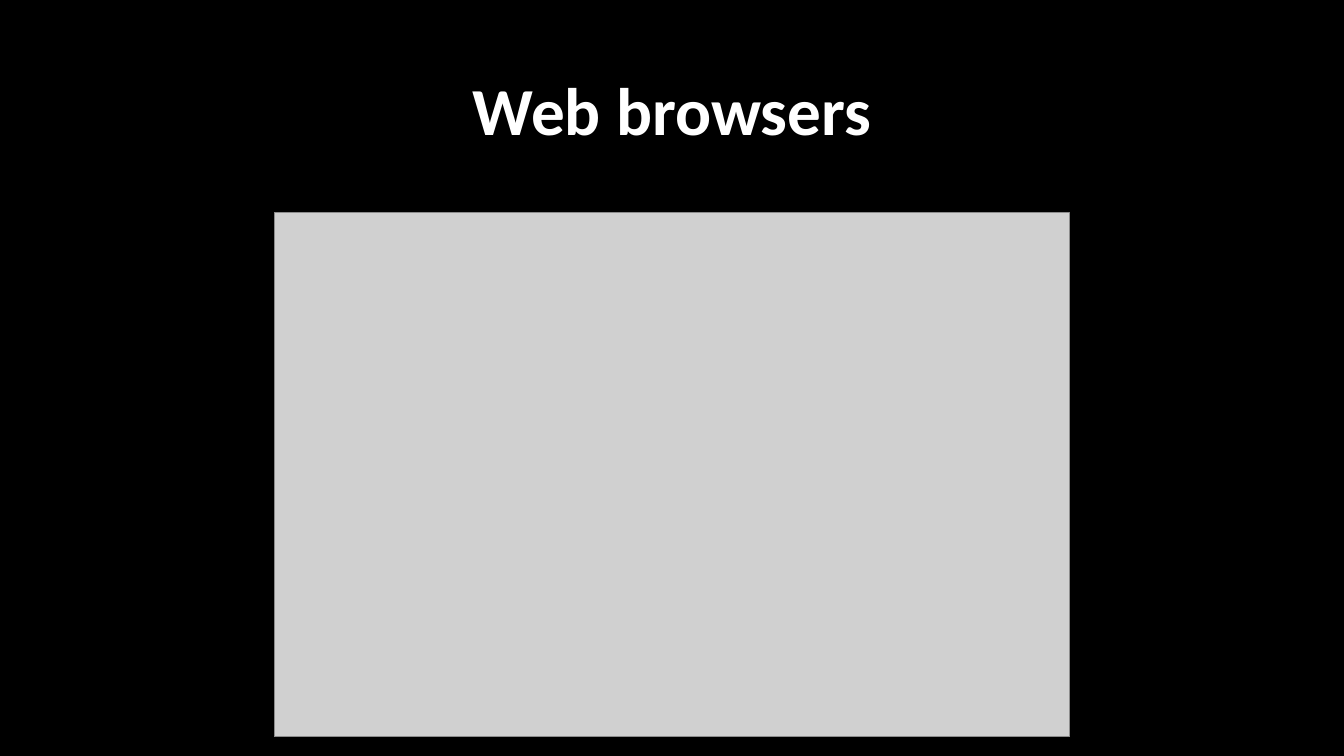
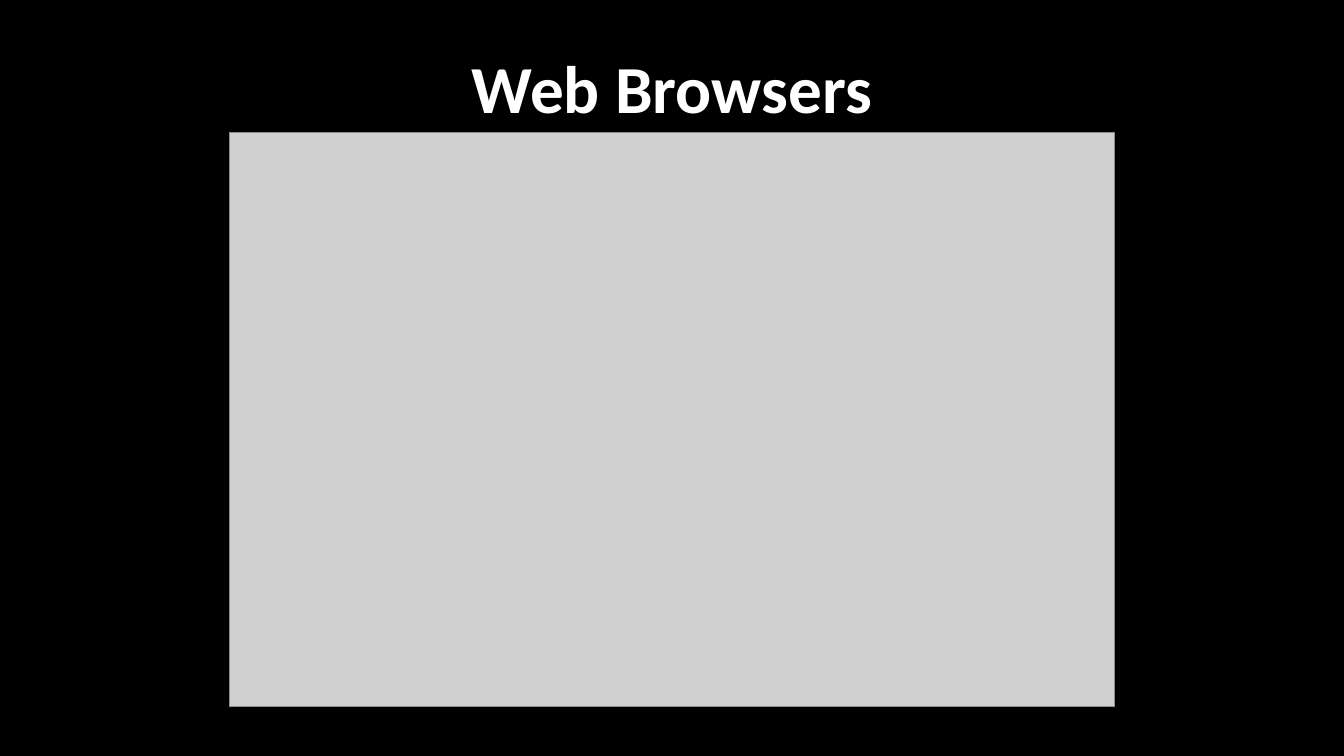
Before and after one commit to haiderIbrahem/ASPU_WEB, a slide deck: slide 10 of web.pptx (slide 9 before the commit). Drawn at 1344x756 pixels with LibreOffice and Linux fonts; fonts in the diff are those of the drawing; grey boxes stand for pictures. Boxes give left, top, right and bottom in pixels: in the first picture for what was removed or moved away, otherwise in the second. Text is boxed around its words. In the diff, an @@ line names an element or a change of style, - is before the commit and + after.

```diff
--- a/web.pptx
+++ b/web.pptx
@@ title at bbox=[472, 66, 872, 114]: text changed @@
-Web browsers
+Web Browsers
@@ picture: place and size @@
-picture at bbox=[274, 213, 1070, 737]
+picture at bbox=[229, 133, 1115, 707]
```
Also in this commit, not shown: 3 other slides changed, 2 slides added, 1 other file.
